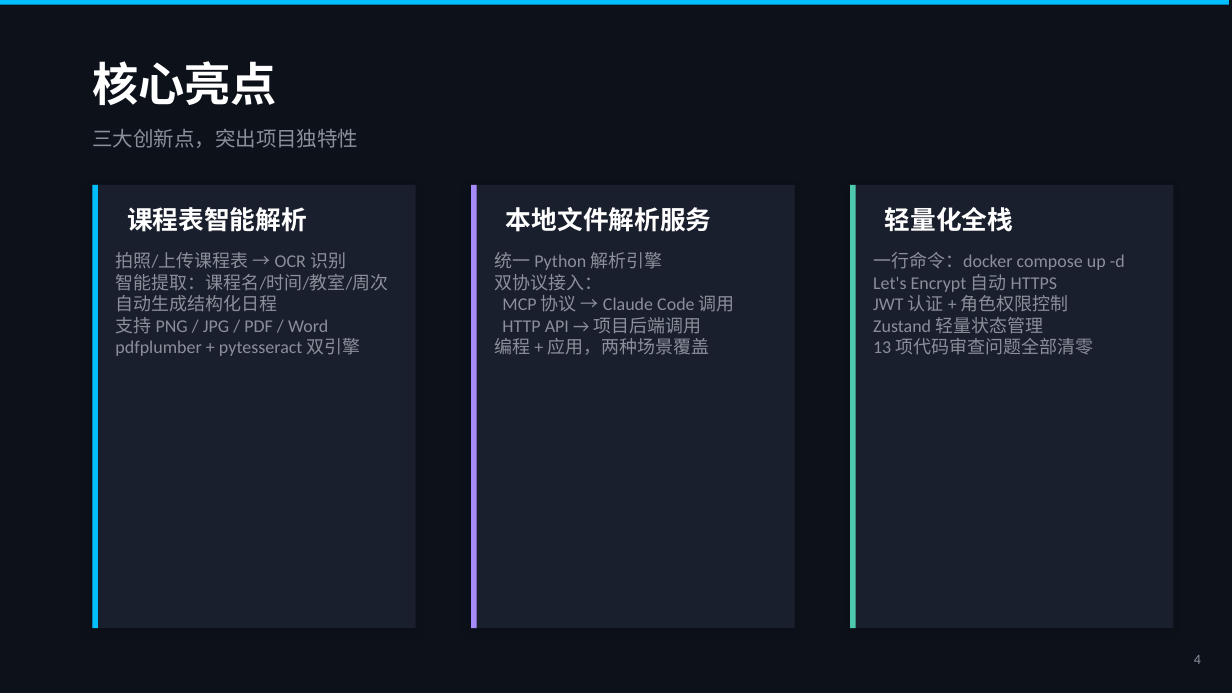
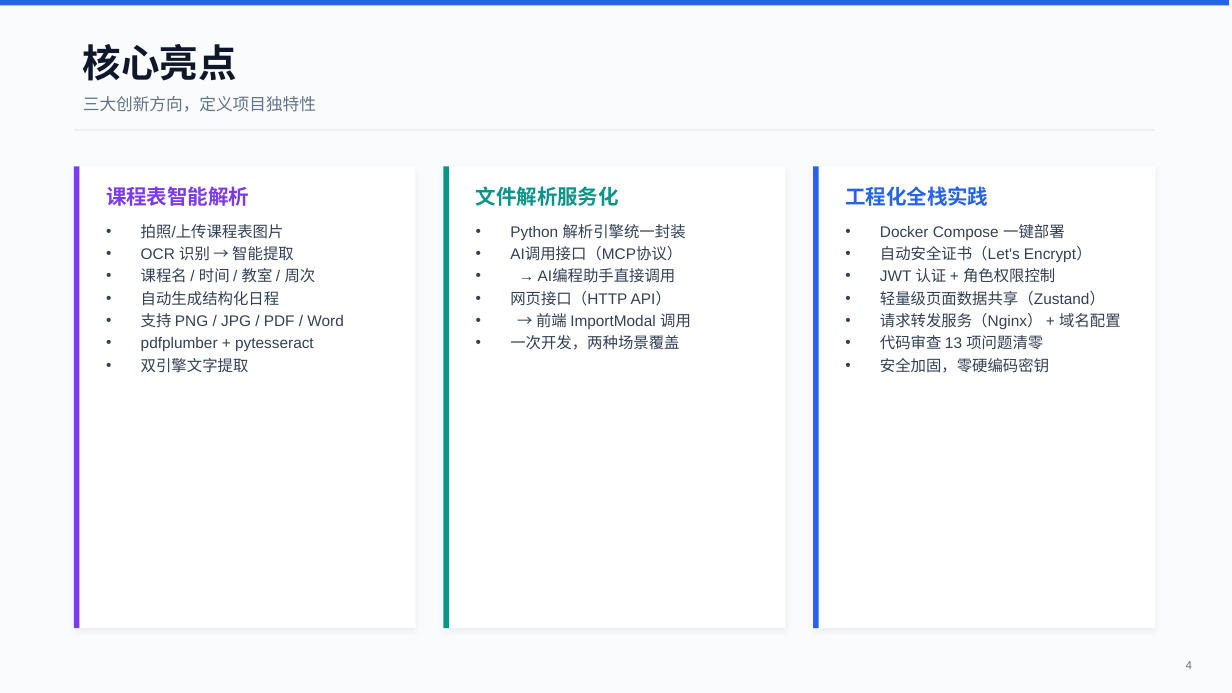
Before and after one commit to ct0307/task-management-system, a slide deck: slide 4 of ppt/轻量化任务管理系统_答辩PPT.pptx. Drawn at 1232x693 pixels with LibreOffice and Linux fonts; fonts in the diff are those of the drawing. Boxes give left, top, right and bottom in pixels: in the first picture for what was removed or moved away, otherwise in the second. Text is boxed around its words. In the diff, an @@ line names an element or a change of style, - is before the commit and + after.

```diff
--- a/ppt/轻量化任务管理系统_答辩PPT.pptx
+++ b/ppt/轻量化任务管理系统_答辩PPT.pptx
@@ background #0D111A to #FAFBFC @@
@@ rectangle at (0, 0, 1229, 6): fill #00BFFF to #2563EB @@
@@ text "核心亮点": place and size @@
-text "核心亮点" at (92, 61, 277, 105)
+text "核心亮点" at (83, 44, 237, 81)
@@ text "核心亮点" at (83, 44, 237, 81): size 36 to 30 pt, font Montserrat to Arial, text colour #FFFFFF to #0F172A @@
@@ text at (83, 96, 316, 112): text changed; size 16 to 13 pt; font Calibri to Arial; text colour #8A8F9A to #64748B @@
-三大创新点，突出项目独特性
+三大创新方向，定义项目独特性
@@ rectangle added at (74, 129, 1155, 130), fill #E2E8F0 @@
@@ rectangle: place and size @@
-rectangle at (92, 185, 98, 628)
+rectangle at (74, 166, 416, 628)
@@ rectangle at (74, 166, 416, 628): fill #00BFFF to #FFFFFF; shadow on @@
@@ rectangle added at (74, 166, 79, 628), fill #7C3AED @@
@@ rectangle: place and size @@
-rectangle at (471, 185, 477, 628)
+rectangle at (444, 166, 786, 628)
@@ rectangle at (444, 166, 786, 628): fill #A78BFA to #FFFFFF; shadow on @@
@@ rectangle added at (444, 166, 449, 628), fill #0D9488 @@
@@ rectangle: place and size @@
-rectangle at (850, 185, 856, 628)
+rectangle at (813, 166, 1155, 628)
@@ rectangle at (813, 166, 1155, 628): fill #4EC9B0 to #FFFFFF; shadow on @@
@@ rectangle added at (813, 166, 819, 628), fill #2563EB @@
@@ rectangle removed at (92, 185, 416, 628) @@
@@ text "课程表智能解析": place and size @@
-text "课程表智能解析" at (127, 207, 307, 232)
+text "课程表智能解析" at (106, 186, 249, 206)
@@ text "课程表智能解析" at (106, 186, 249, 206): size 20 to 16 pt, font Montserrat to Arial, text colour #FFFFFF to #7C3AED @@
@@ rectangle removed at (471, 185, 795, 628) @@
@@ text at (476, 186, 619, 206): text changed; size 20 to 16 pt; font Montserrat to Arial; text colour #FFFFFF to #0D9488 @@
-本地文件解析服务
+文件解析服务化
@@ text at (845, 186, 988, 206): text changed; size 20 to 16 pt; font Montserrat to Arial; text colour #FFFFFF to #2563EB @@
-轻量化全栈
+工程化全栈实践
@@ rectangle removed at (850, 185, 1174, 628) @@
@@ text "拍照/上传课程表图片": place and size @@
-text "拍照/上传课程表图片" at (115, 252, 388, 356)
+text "拍照/上传课程表图片" at (141, 224, 343, 373)
@@ text at (141, 224, 316, 283): text changed; size 14 to 12 pt; font Calibri to Arial; text colour #8A8F9A to #334155 @@
-拍照/上传课程表 → OCR 识别
-智能提取：课程名/时间/教室/周次
+• 拍照/上传课程表图片
+• OCR 识别 → 智能提取
+• 课程名 / 时间 / 教室 / 周次
@@ text at (510, 224, 691, 350): text changed; size 14 to 12 pt; font Calibri to Arial; text colour #8A8F9A to #334155 @@
-统一 Python 解析引擎
-双协议接入：
-MCP 协议 → Claude Code 调用
-HTTP API → 项目后端调用
-编程 + 应用，两种场景覆盖
+• Python 解析引擎统一封装
+• AI调用接口（MCP协议）
+• → AI编程助手直接调用
+• 网页接口（HTTP API）
+• → 前端 ImportModal 调用
+• 一次开发，两种场景覆盖
@@ text "Docker Compose 一键部署": place and size @@
-text "Docker Compose 一键部署" at (873, 252, 1125, 355)
+text "Docker Compose 一键部署" at (880, 224, 1121, 373)
@@ text at (880, 224, 1092, 262): text changed; size 14 to 12 pt; font Calibri to Arial; text colour #8A8F9A to #334155 @@
-一行命令：docker compose up -d
-Let's Encrypt 自动 HTTPS
+• Docker Compose 一键部署
+• 自动安全证书（Let's Encrypt）
@@ text at (880, 268, 1055, 283): size 14 to 12 pt, font Calibri to Arial, text colour #8A8F9A to #334155 in "JWT 认证 + 角色权限控制"; bullet none to •; more space between paragraphs @@
@@ text at (141, 291, 343, 328): size 14 to 12 pt, font Calibri to Arial, text colour #8A8F9A to #334155 in "自动生成结构化日程", "支持 PNG / JPG / PDF / ..."; bullet none to •; more space between paragraphs @@
@@ text at (880, 291, 1121, 373): text changed; size 14 to 12 pt; font Calibri to Arial; text colour #8A8F9A to #334155 @@
-Zustand 轻量状态管理
-13 项代码审查问题全部清零
+• 轻量级页面数据共享（Zustand）
+• 请求转发服务（Nginx） + 域名配置
+• 代码审查 13 项问题清零
+• 安全加固，零硬编码密钥
@@ text at (141, 337, 314, 373): text changed; size 14 to 12 pt; font Calibri to Arial; text colour #8A8F9A to #334155 @@
-pdfplumber + pytesseract 双引擎
+• pdfplumber + pytesseract
+• 双引擎文字提取
@@ text "4": place and size @@
-text "4" at (1194, 655, 1201, 664)
+text "4" at (1186, 661, 1192, 669)
@@ text "4" at (1186, 661, 1192, 669): size 11 to 9 pt, font Calibri to Arial, text colour #8A8F9A to #64748B @@
```
Also in this commit, not shown: 9 other slides changed, 6 slides added, 2 slides removed, 7 other files.
